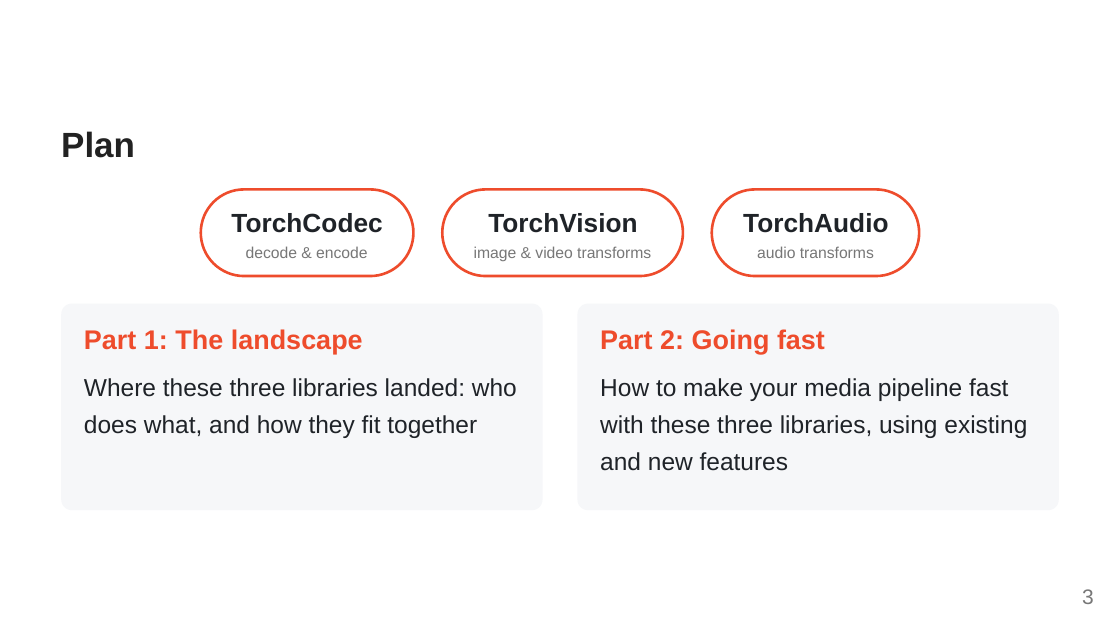
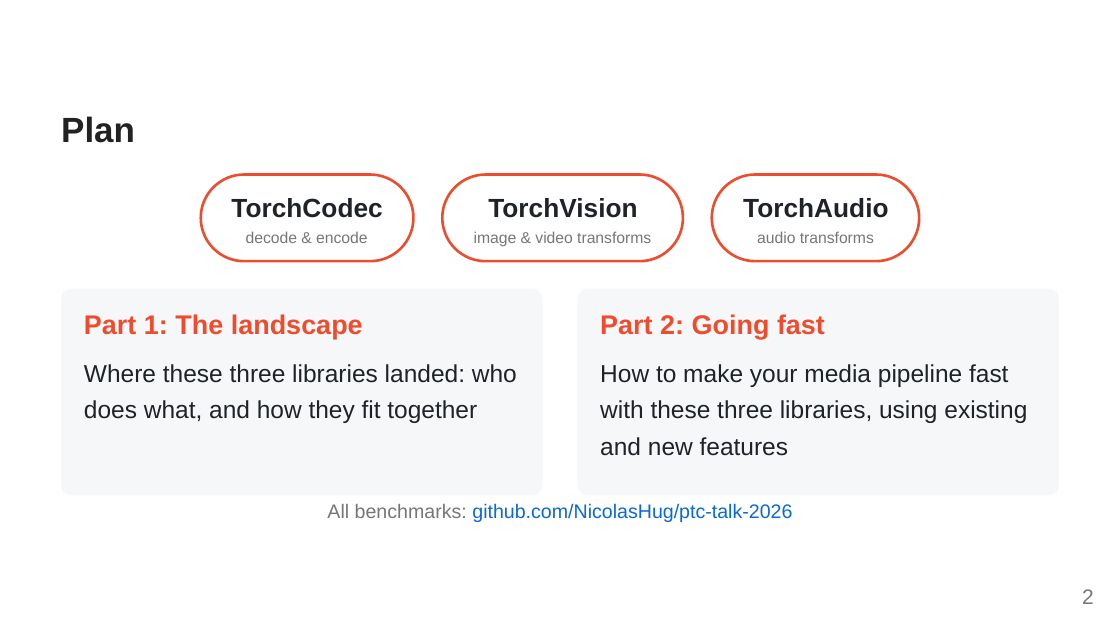
Before and after one commit to NicolasHug/ptc-talk-2026, a slide deck: slide 2 of slides.pptx (slide 3 before the commit). Drawn at 1120x630 pixels with LibreOffice and Linux fonts; fonts in the diff are those of the drawing. Boxes give left, top, right and bottom in pixels: in the first picture for what was removed or moved away, otherwise in the second. Text is boxed around its words. In the diff, an @@ line names an element or a change of style, - is before the commit and + after.

```diff
--- a/slides.pptx
+++ b/slides.pptx
@@ 14 texts, 5 freeform shapes: place and size @@
-14 texts, 5 freeform shapes at bbox=[61, 131, 1059, 510]
+14 texts, 5 freeform shapes at bbox=[61, 116, 1059, 496]
@@ text added at bbox=[327, 503, 792, 522], 16.8 pt, text #0969DA @@
+All benchmarks: github.com/NicolasHug/ptc-talk-2026
@@ text at bbox=[1082, 589, 1094, 604]: text changed @@
-3
+2
```
Also in this commit, not shown: 21 other slides changed, 4 slides added, 6 slides removed, 2 other files.
